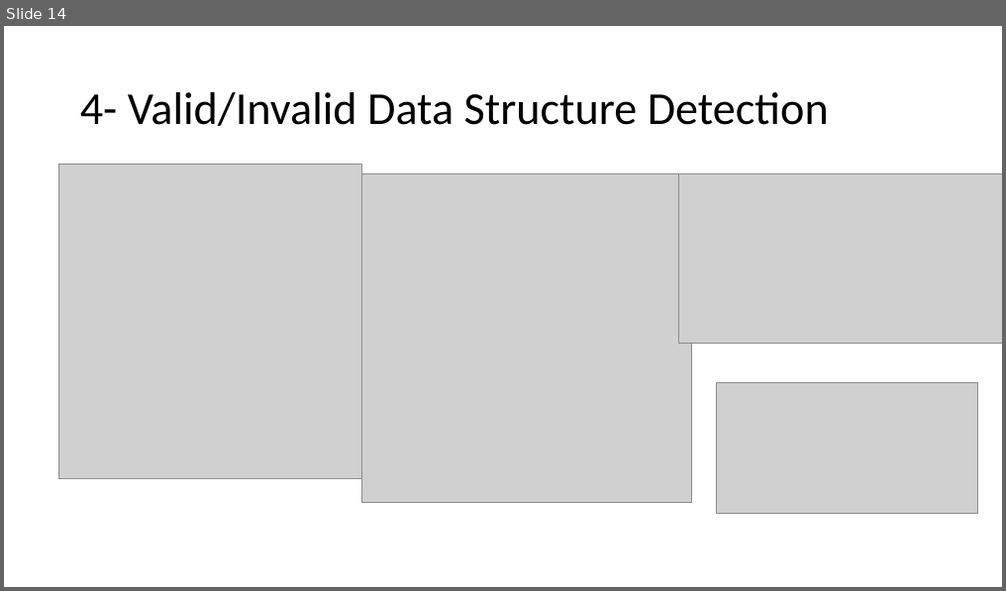
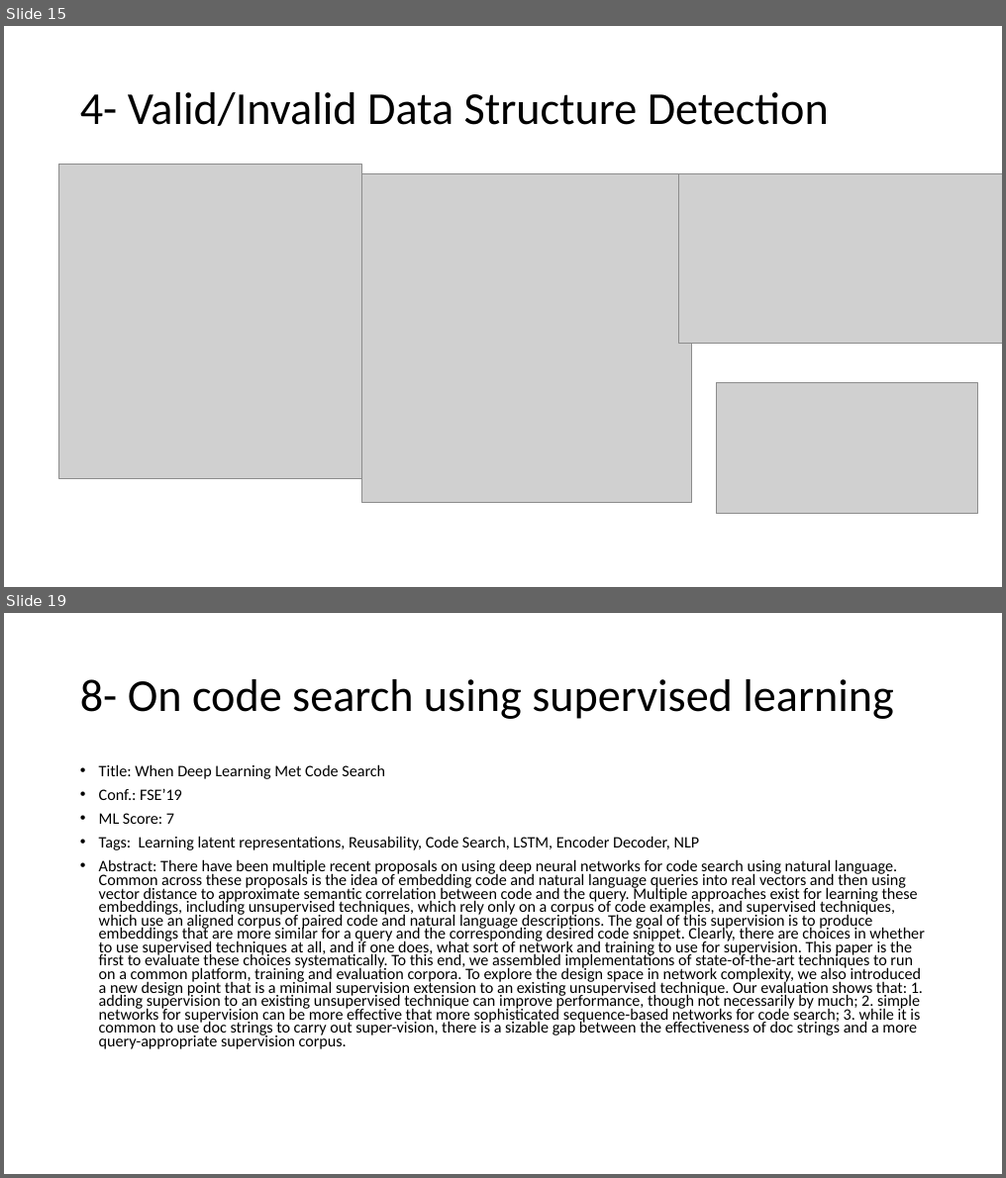
Before and after one commit to AhmadM-DL/SEML, a slide deck: SEML.pptx. Shown one above the other, each under a label of ours: slide 14 before the commit, slides 15 and 19 after it; the slides between them are not shown. The pictures are 1006x591 and 1006x1178 pixels, drawn with LibreOffice and Linux fonts; fonts in the diff are those of the drawing; grey boxes stand for pictures. Boxes give left, top, right and bottom in pixels: in the first picture for what was removed or moved away, otherwise in the second. Text is boxed around its words. In the diff, an @@ line names an element or a change of style, - is before the commit and + after.

```diff
--- a/SEML.pptx
+++ b/SEML.pptx
@@ slide 19 added at box(4, 613, 1002, 1174), background #FFFFFF @@
@@ title added at box(80, 679, 894, 719), 44 pt, text #000000 @@
+8- On code search using supervised learning
@@ text added at box(99, 764, 924, 1050), 15.4 pt, text #000000 @@
+• Title: When Deep Learning Met Code Search
+• Conf.: FSE’19
+• ML Score: 7
+• Tags: Learning latent representations, Reusability, Code Search, LSTM, Encoder Decoder, NLP
+• Abstract: There have been multiple recent proposals on using deep neural networks for code search using natural language. Common across these proposals is the idea of embedding code and natural language queries into real vectors and then using vector distance to approximate semantic correlation between code and the query. Multiple approaches exist for learning these embeddings, including unsupervised techniques, which rely only on a corpus of code examples, and supervised techniques, which use an aligned corpus of paired code and natural language descriptions. The goal of this supervision is to produce embeddings that are more similar for a query and the corresponding desired code snippet. Clearly, there are choices in whether to use supervised techniques at all, and if one does, what sort of network and training to use for supervision. This paper is the first to evaluate these choices systematically. To this end, we assembled implementations of state-of-the-art techniques to run on a common platform, training and evaluation corpora. To explore the design space in network complexity, we also introduced a new design point that is a minimal supervision extension to an existing unsupervised technique. Our evaluation shows that: 1. adding supervision to an existing unsupervised technique can improve performance, though not necessarily by much; 2. simple networks for supervision can be more effective that more sophisticated sequence-based networks for code search; 3. while it is common to use doc strings to carry out super-vision, there is a sizable gap between the effectiveness of doc strings and a more query-appropriate supervision corpus.
@@ what was slide 14 is now slide 15 @@
```
Also in this commit, not shown: 7 other slides added, 1 other file.
